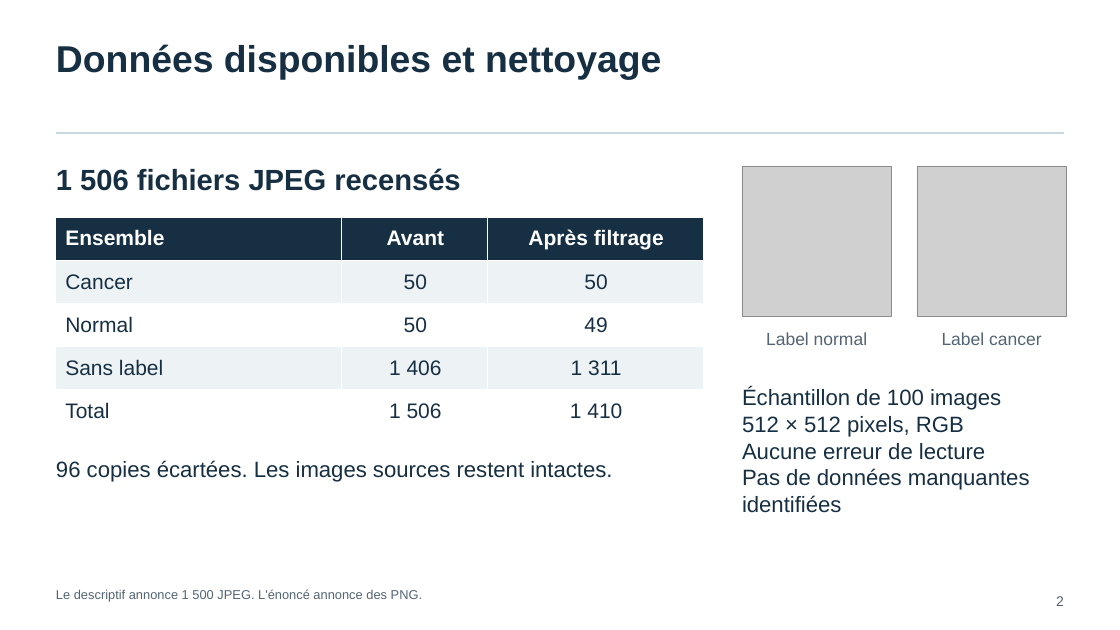
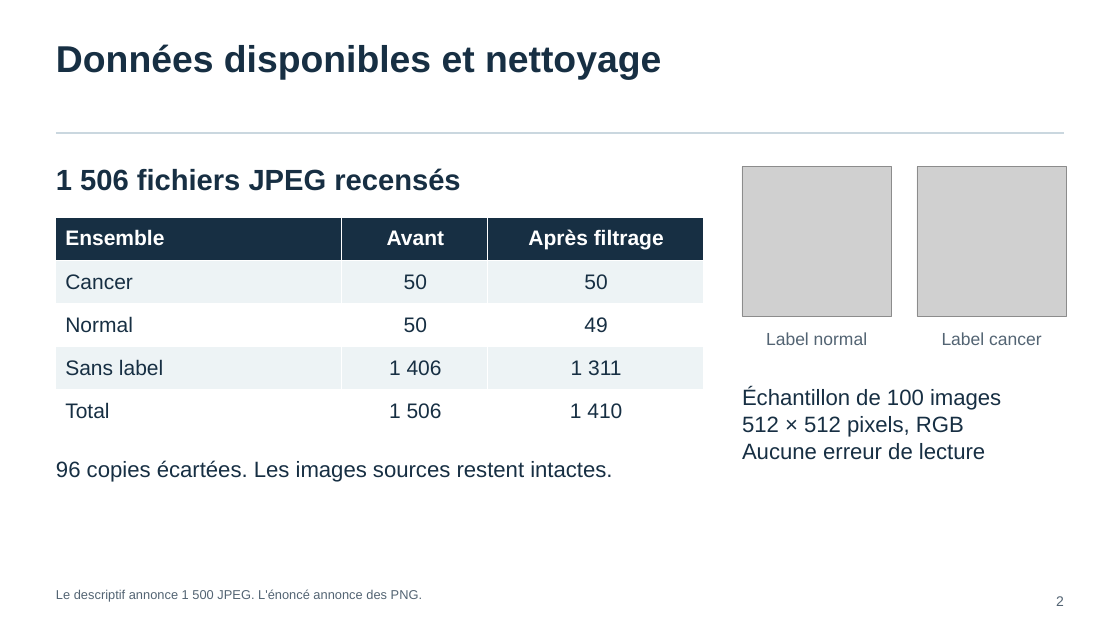
Before and after one commit to Lockeff/Labellisez-et-appliquez-des-approches-semi-supervis-es-en-traitement-d-images, a slide deck: slide 2 of Labellisez et appliquez des approches semi-supervisées en traitement d'images_Ronan_Menguy/Ronan_Menguy_1_Presentation_092026.pptx. Drawn at 1120x630 pixels with LibreOffice and Linux fonts; fonts in the diff are those of the drawing; grey boxes stand for pictures. Boxes give left, top, right and bottom in pixels: in the first picture for what was removed or moved away, otherwise in the second. Text is boxed around its words. In the diff, an @@ line names an element or a change of style, - is before the commit and + after.

```diff
--- a/Labellisez et appliquez des approches semi-supervisées en traitement d'images_Ronan_Menguy/Ronan_Menguy_1_Presentation_092026.pptx
+++ b/Labellisez et appliquez des approches semi-supervisées en traitement d'images_Ronan_Menguy/Ronan_Menguy_1_Presentation_092026.pptx
@@ text at [742,468,1030,513]: paragraph removed @@
-Pas de données manquantes identifiées
```
Also in this commit, not shown: 4 other slides changed, 29 other files.
